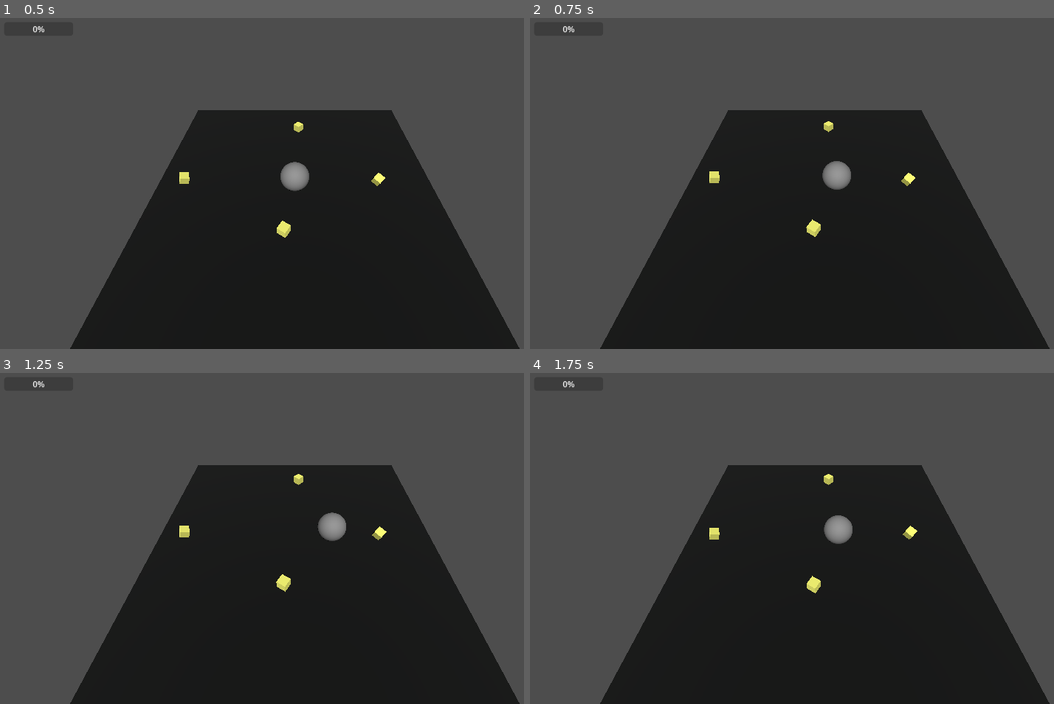
Above: before the commit, frames 1-4 (two rows, left to right).
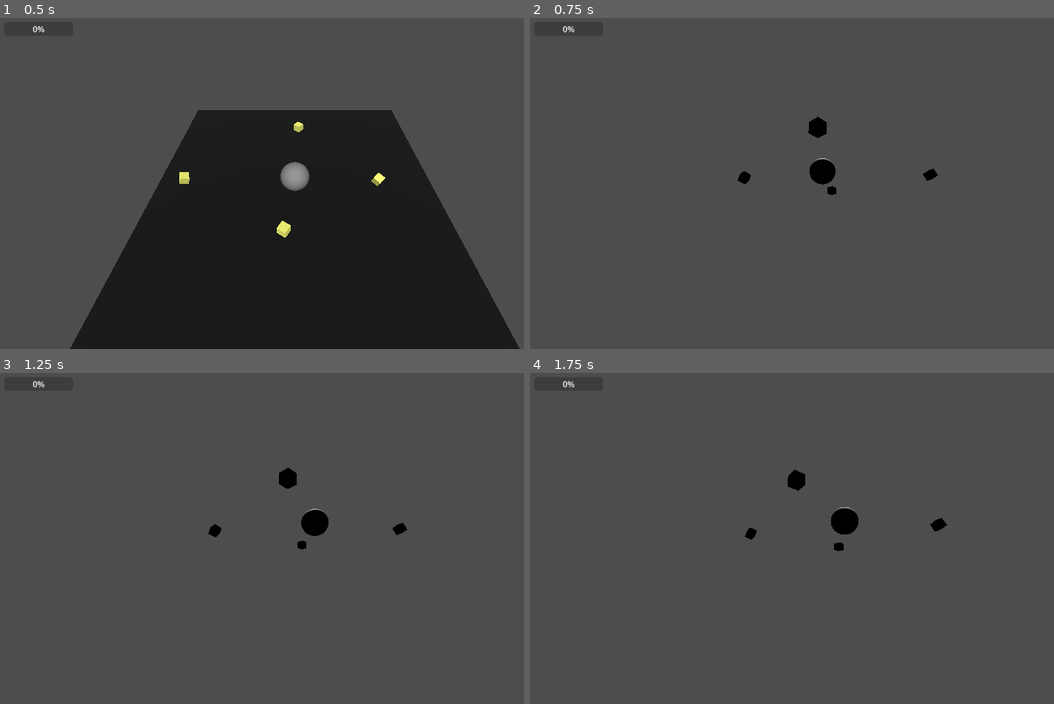
Above: after the commit, the same moments.

Repository: motionnblur/3d-prototype-godot
Game: Godot game, scene res://scenes/node_3d.tscn
Two runs of this game, one before a commit and one after it. Both use one fixed random seed, a clock stepped at 60 frames per second and the inputs below. The project has no main scene, so this scene is started directly.
Inputs (mouse positions are in pixels of both pictures, inside the frame that each line leads up to):
- Up to frame 1 (0.5 s): no input
- Up to frame 2 (0.75 s): move the mouse to (954, 166) at 0.52 s; hold Right mouse button (Right_Click) from 0.53 s (still down)
- Up to frame 3 (1.25 s): keep holding Right mouse button (Right_Click)
- Up to frame 4 (1.75 s): move the mouse to (708, 555) at 1.27 s; release Right mouse button (Right_Click) at 1.28 s; right-click (708, 555) at 1.35 s

Frame 1 is identical in both runs. In frame 2, 44% of the frame differs, in the area x 13-100%, y 27-100%; in frame 3, 44%; in frame 4, 44%.
Error before the commit: Parse Error: Too few arguments for "rotate()" call. Expected at least 2 but received 1. (res://scripts/cam_pivot.gd:23)

Commit message:
hmm

Diff:
--- a/scripts/cam_pivot.gd
+++ b/scripts/cam_pivot.gd
@@ -15,9 +15,16 @@
 func _process(delta: float) -> void:
 	if !isRightClick: return
 
-	var rotateX = -deltaMouse.y*delta*0.2
-	var rotateY = -deltaMouse.x*delta*0.2
-	var clmpX = clamp(global_rotation.x, 0, 0.6)
-	var clmpY = clamp(global_rotation.y, 0, 0.6)
+	var firstRot = global_rotation
 
-	rotate(Vector3(clmpX, clmpY, 0))
+	var rotateX = -deltaMouse.y*delta*0.02
+	firstRot.x += rotateX
+
+	var rotateY = -deltaMouse.x*delta*0.02
+	firstRot.y += rotateY
+
+	var clmpX = clamp(firstRot.x, 0, 0.6)
+	var clmpY = clamp(firstRot.y, 0, 0.6)
+
+	rotate_x(clmpX)
+	rotate_y(clmpY)
